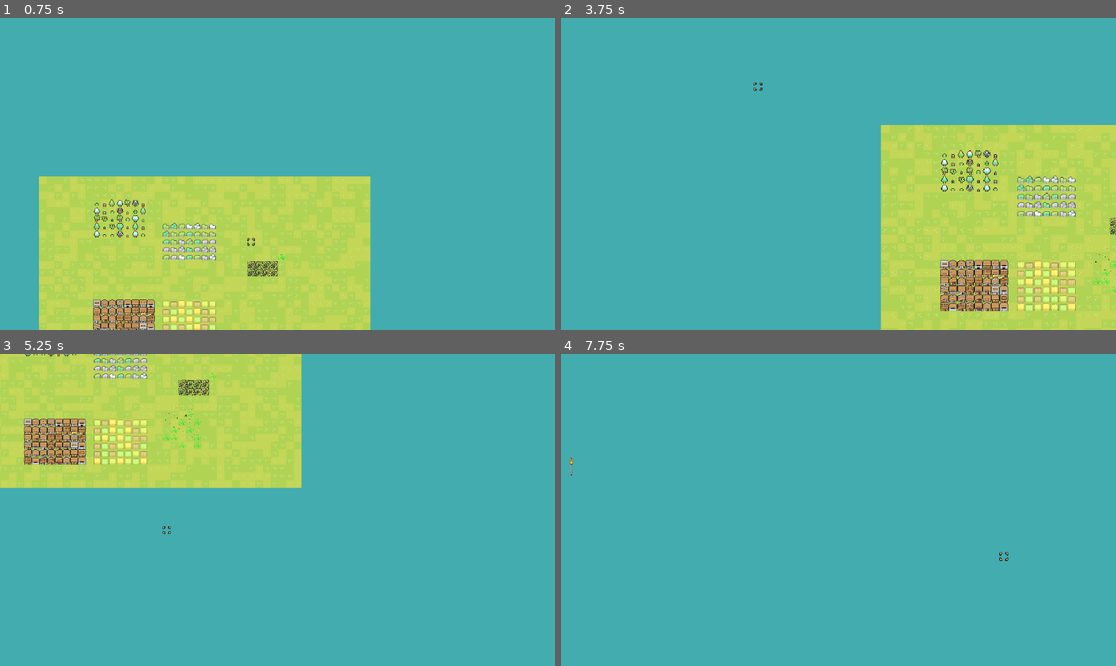
Above: before the commit, frames 1-4 (two rows, left to right).
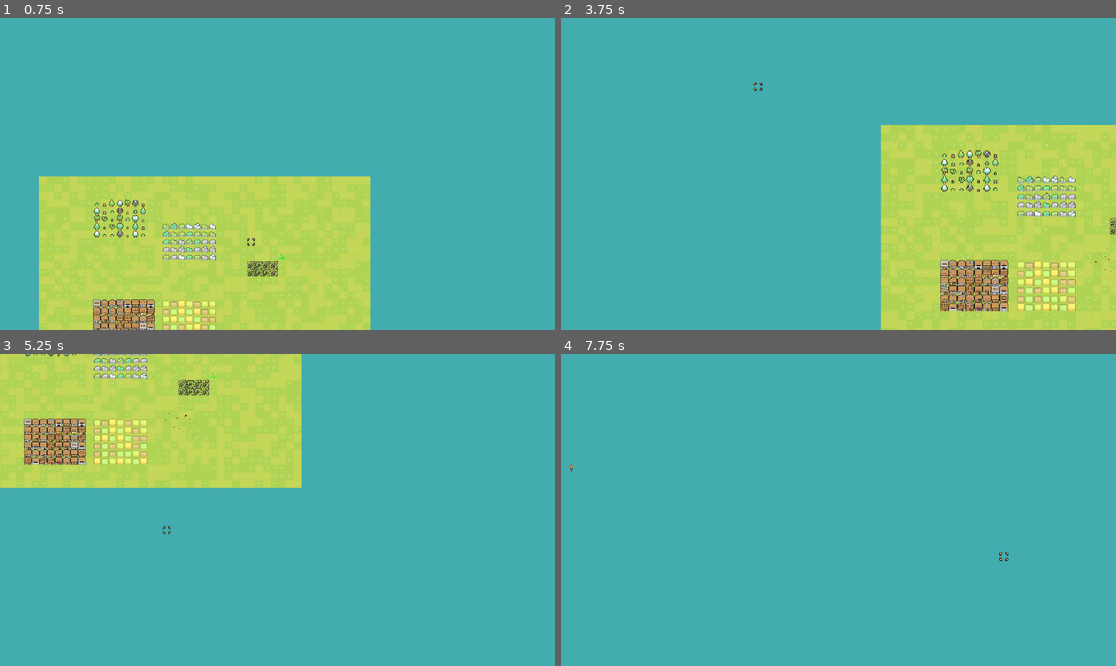
Above: after the commit, the same moments.

Repository: SirThominickIV/Bombardment
Game: Godot game, scene res://Scenes/mainScene.tscn
Same seed, same stepped clock (60 frames per second), same inputs: the game is played once before the commit and once after it.
Inputs (mouse positions are in pixels of both pictures, inside the frame that each line leads up to):
- Up to frame 1 (0.75 s): tap Enter at 0.5 s; move the mouse to (249, 236) at 0.52 s; hold W (up) from 0.53 s (still down); click (249, 236) at 0.6 s
- Up to frame 2 (3.75 s): tap Space at 1.25, 3.5 s; move the mouse to (1005, 220) at 1.27 s; right-click (1005, 220) at 1.35 s; tap Enter at 2 s; move the mouse to (672, 127) at 2.02 s; release W (up) at 2.03 s; hold A (left) 2.03-3.53 s; tap Mouse wheel down (ms_scroll_down) at 2.1 s; move the mouse to (866, 174) at 2.77 s; tap Mouse wheel up (ms_scroll_up) at 2.85 s; move the mouse to (755, 96) at 3.52 s; hold S (down) from 3.53 s (still down); click (755, 96) at 3.6 s
- Up to frame 3 (5.25 s): move the mouse to (399, 494) at 4.27 s; release S (down) at 4.28 s; hold D (right) 4.28-5.03 s; right-click (399, 494) at 4.35 s; move the mouse to (166, 525) at 5.02 s; hold W (up) from 5.03 s (still down); tap Mouse wheel down (ms_scroll_down) at 5.1 s
- Up to frame 4 (7.75 s): move the mouse to (894, 441) at 5.77 s; release W (up) at 5.78 s; hold D (right) from 5.78 s (still down); tap Mouse wheel up (ms_scroll_up) at 5.85 s; move the mouse to (810, 572) at 6.52 s; click (810, 572) at 6.6 s; tap Enter at 7.25 s; move the mouse to (1005, 556) at 7.27 s; right-click (1005, 556) at 7.35 s

Frame 1 is identical in both runs. In frame 2, less than 0.1% of the frame differs, in the area x 95-100%, y 77-89%; in frame 3, 0.2%, in the area x 29-37%, y 18-31%; in frame 4, less than 0.1%.

Commit message:
Add rods from the gods (#20)

Diff:
--- a/Scripts/Definitions/ProjectileDefs.gd
+++ b/Scripts/Definitions/ProjectileDefs.gd
@@ -2,3 +2,4 @@
 
 const StandardArtillery = 0
 const Nuke = 1
+const RodsFromTheGods = 2
--- a/Scripts/PlayerController.gd
+++ b/Scripts/PlayerController.gd
@@ -3,8 +3,7 @@
 var tilemap
 var weaponController
 
-var selectedProjectile = ProjectileDefs.Nuke
-
+var selectedProjectile = ProjectileDefs.RodsFromTheGods
 
 # Using physics processing to keep deletion consistent
 func _physics_process(delta):
--- a/Scripts/Projectile.gd
+++ b/Scripts/Projectile.gd
@@ -20,6 +20,9 @@
 		ProjectileDefs.Nuke:
 			get_parent().doNukeDamage(TargetCoord)
 			explosion = SceneDefs.NuclearExplosion.instantiate()
+		ProjectileDefs.RodsFromTheGods:
+			get_parent().doRodsFromTheGodsDamage(TargetCoord)
+			explosion = SceneDefs.NuclearExplosion.instantiate()
 		_:
 			get_parent().doStandardArtilleryDamage(TargetCoord)
 			explosion = SceneDefs.Explosion.instantiate()
--- a/Scripts/WeaponController.gd
+++ b/Scripts/WeaponController.gd
@@ -70,3 +70,23 @@
 
 	# Set the selected one
 	tilemap.moveTileToLayer(LayerDefs.Foreground, LayerDefs.DestroyedTiles, localTargetPosition, TileDefs.IrradiatedEarth, LayerDefs.IrradiatedGround)
+
+
+func doRodsFromTheGodsDamage(targetPosition):
+	# Convert to tilemap position
+	var localTargetPosition = tilemap.local_to_map(targetPosition)
+
+	# Erase random nearby cells, replace with debris/fire
+	for i in range(26):
+		var relativeCoords = localTargetPosition;
+		relativeCoords.x = localTargetPosition.x + random.randi_range(-3, 3)
+		relativeCoords.y = localTargetPosition.y + random.randi_range(-3, 3)
+
+		# Do either fire or debris
+		if(i % 6 == 0):
+			tilemap.moveTileToLayer(LayerDefs.Foreground, LayerDefs.DestroyedTiles, relativeCoords, TileDefs.Fire, LayerDefs.Foreground)
+		else:
+			tilemap.moveTileToLayer(LayerDefs.Foreground, LayerDefs.DestroyedTiles, relativeCoords, TileDefs.Debris, LayerDefs.Foreground)
+
+	# Erase the selected one
+	tilemap.moveTileToLayer(LayerDefs.Foreground, LayerDefs.DestroyedTiles, localTargetPosition, TileDefs.Debris, LayerDefs.Foreground)
--- a/Scripts/WelwalaController.gd
+++ b/Scripts/WelwalaController.gd
@@ -6,7 +6,8 @@
 var random = RandomNumberGenerator.new()
 var tilemap: TileMap
 var buildPoints = 0
-const buildPointsNeeded = 5
+
+const buildPointsNeeded = 2
 
 func _physics_process(delta):
 	buildPoints += delta
